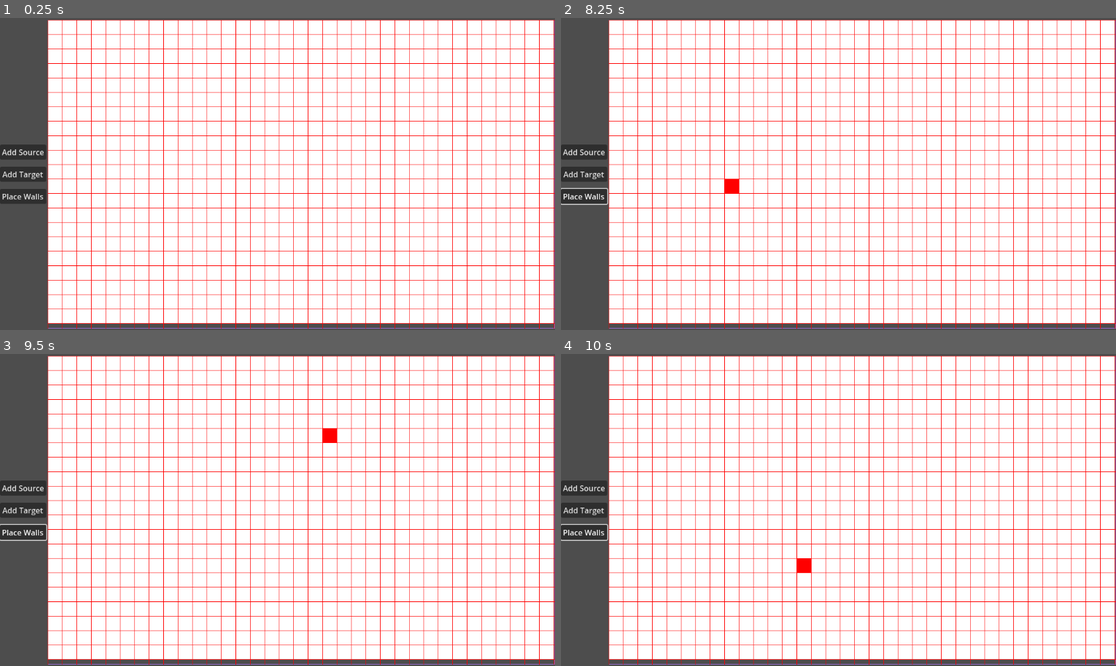
Above: before the commit, frames 1-4 (two rows, left to right).
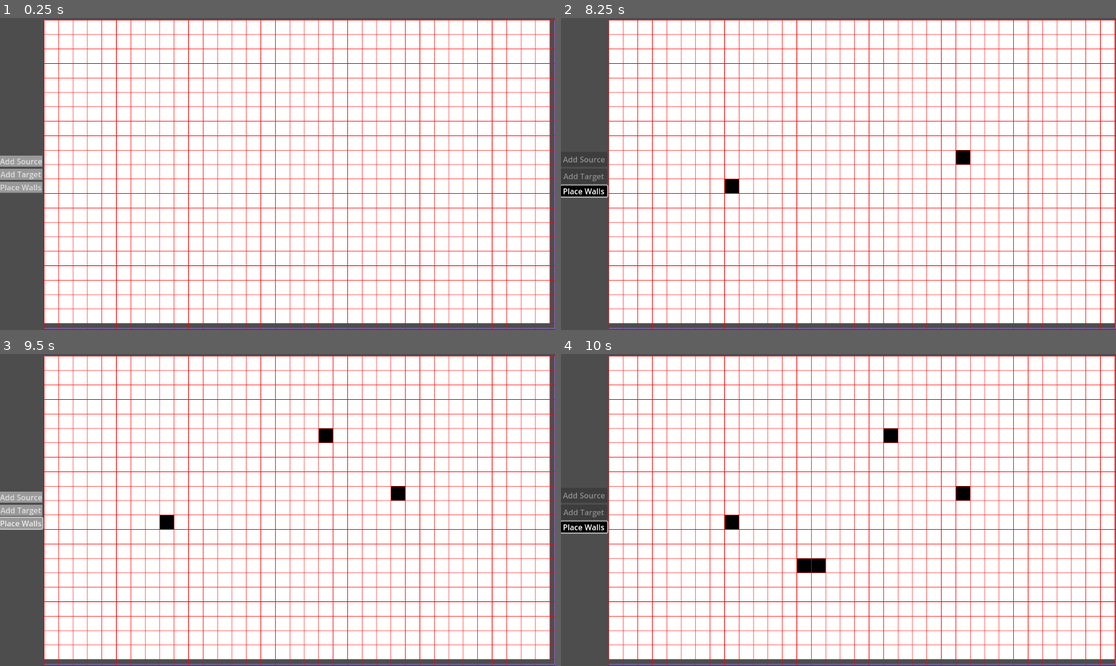
Above: after the commit, the same moments.

Repository: 702BH/GameAIProjects
Game: Godot game, scene res://ProgrammingGameAIByExample/Graphs/dfs_grid_vis.tscn
Same seed, same stepped clock (60 frames per second), same inputs: the game is played once before the commit and once after it. The project has no main scene, so this scene is started directly.
Inputs (mouse positions are in pixels of both pictures, inside the frame that each line leads up to):
- Up to frame 1 (0.25 s): no input
- Up to frame 2 (8.25 s): click "Add Source" at 0.5 s; click (583, 174) at 1.25 s, where only the run before the commit has a clickable "Add Target"; click (583, 195) at 2 s, where only the run before the commit has a clickable "Place Walls"; click "Add Source" at 2.75 s; click "Add Target" at 3.5 s; click (583, 195) at 4.25 s, where only the run before the commit has a clickable "Place Walls"; click (583, 152) at 5 s, where only the run before the commit has a clickable "Add Source"; click "Add Target" at 5.75 s; click "Place Walls" at 6.5 s; tap Enter at 7.25 s; move the mouse to (960, 158) at 7.27 s; press the mouse at (960, 158) at 7.28 s; tap Space at 8 s; move the mouse to (727, 189) at 8.02 s; release the mouse at (727, 189) at 8.03 s; click (727, 189) at 8.1 s
- Up to frame 3 (9.5 s): tap Enter at 8.75 s; move the mouse to (333, 441) at 8.77 s; press the mouse at (333, 441) at 8.78 s
- Up to frame 4 (10 s): tap Space at 9.5 s; move the mouse to (810, 572) at 9.52 s; release the mouse at (810, 572) at 9.53 s; click (810, 572) at 9.6 s

The runs differ from the first frame. In frame 1, 14% of the frame differs, in the area x 0-100%, y 0-100%; in frame 2, 1.2%; in frame 3, 14%; in frame 4, 1.6%.

Commit message:
added grid drawing of source, target and walls.

Diff:
--- a/aiforgamesprojects/ProgrammingGameAIByExample/Graphs/dfs_grid_vis.gd
+++ b/aiforgamesprojects/ProgrammingGameAIByExample/Graphs/dfs_grid_vis.gd
@@ -1 +1,65 @@
 extends Node2D
+
+var placing := false
+
+
+@onready var source_button := $Control/HBoxContainer/Buttons/Source
+@onready var target_button := $Control/HBoxContainer/Buttons/Target
+@onready var walls_button := $Control/HBoxContainer/Buttons/Walls
+@onready var buttons_container := $Control/HBoxContainer/Buttons
+@onready var grid := $Control/HBoxContainer/Grid
+
+
+func _ready() -> void:
+	grid.source_placed.connect(on_source_placed.bind())
+	grid.target_placed.connect(on_target_placed.bind())
+
+
+func _on_source_toggled(toggled_on: bool) -> void:
+	placing = toggled_on
+	if toggled_on:
+		disable_other_buttons(source_button)
+		grid.placing_source = true
+		print(placing)
+	else:
+		enable_buttons()
+
+
+
+func enable_buttons() -> void:
+	for child in buttons_container.get_children():
+		child.disabled = false
+
+func disable_other_buttons(selected_button: Button) -> void:
+	for child in buttons_container.get_children():
+		if child == selected_button:
+			continue
+		else:
+			child.disabled = true
+
+
+func on_source_placed() -> void:
+	print("placed")
+	source_button.button_pressed = false
+	placing = false
+
+func on_target_placed() -> void:
+	target_button.button_pressed = false
+	placing = false
+
+func _on_target_toggled(toggled_on: bool) -> void:
+	placing = toggled_on
+	if toggled_on:
+		disable_other_buttons(target_button)
+		grid.placing_target = true
+	else:
+		enable_buttons()
+
+
+func _on_walls_toggled(toggled_on: bool) -> void:
+	placing= toggled_on
+	if toggled_on:
+		disable_other_buttons(walls_button)
+		grid.placing_walls = toggled_on
+	else:
+		enable_buttons()
--- a/aiforgamesprojects/ProgrammingGameAIByExample/Graphs/dfs_grid_vis.tscn
+++ b/aiforgamesprojects/ProgrammingGameAIByExample/Graphs/dfs_grid_vis.tscn
@@ -1,7 +1,22 @@
-[gd_scene load_steps=3 format=3 uid="uid://cifsyqlghfphh"]
+[gd_scene load_steps=9 format=3 uid="uid://cifsyqlghfphh"]
 
 [ext_resource type="Script" uid="uid://bey4x6mqnv3as" path="res://ProgrammingGameAIByExample/Graphs/dfs_grid_vis.gd" id="1_75a5e"]
 [ext_resource type="Script" uid="uid://cxpx5smgrvdqq" path="res://ProgrammingGameAIByExample/Graphs/grid.gd" id="2_weqn8"]
+
+[sub_resource type="StyleBoxFlat" id="StyleBoxFlat_weqn8"]
+bg_color = Color(0.892787, 0.45323, 0.37779, 1)
+
+[sub_resource type="StyleBoxFlat" id="StyleBoxFlat_me184"]
+
+[sub_resource type="StyleBoxFlat" id="StyleBoxFlat_55x87"]
+bg_color = Color(0.6, 0, 0, 1)
+
+[sub_resource type="StyleBoxFlat" id="StyleBoxFlat_fcdx7"]
+
+[sub_resource type="StyleBoxFlat" id="StyleBoxFlat_5oawj"]
+bg_color = Color(0, 0, 0, 1)
+
+[sub_resource type="StyleBoxFlat" id="StyleBoxFlat_so6rh"]
 
 [node name="DfsGridVis" type="Node2D"]
 script = ExtResource("1_75a5e")
@@ -24,18 +39,30 @@
 [node name="Buttons" type="VBoxContainer" parent="Control/HBoxContainer"]
 layout_mode = 2
 size_flags_vertical = 4
-theme_override_constants/separation = 15
 
 [node name="Source" type="Button" parent="Control/HBoxContainer/Buttons"]
 layout_mode = 2
+theme_override_colors/icon_hover_pressed_color = Color(0.262932, 0.262932, 0.262932, 1)
+theme_override_colors/icon_pressed_color = Color(1.92523e-07, 0, 0.627454, 1)
+theme_override_styles/pressed = SubResource("StyleBoxFlat_weqn8")
+theme_override_styles/normal = SubResource("StyleBoxFlat_me184")
+toggle_mode = true
 text = "Add Source"
 
 [node name="Target" type="Button" parent="Control/HBoxContainer/Buttons"]
 layout_mode = 2
+theme_override_colors/icon_hover_pressed_color = Color(0.262745, 0.262745, 0.262745, 1)
+theme_override_styles/pressed = SubResource("StyleBoxFlat_55x87")
+theme_override_styles/normal = SubResource("StyleBoxFlat_fcdx7")
+toggle_mode = true
 text = "Add Target"
 
 [node name="Walls" type="Button" parent="Control/HBoxContainer/Buttons"]
 layout_mode = 2
+theme_override_colors/icon_hover_pressed_color = Color(0.262745, 0.262745, 0.262745, 1)
+theme_override_styles/pressed = SubResource("StyleBoxFlat_5oawj")
+theme_override_styles/normal = SubResource("StyleBoxFlat_so6rh")
+toggle_mode = true
 text = "Place Walls"
 
 [node name="Grid" type="ReferenceRect" parent="Control/HBoxContainer"]
@@ -46,6 +73,9 @@
 editor_only = false
 script = ExtResource("2_weqn8")
 
+[connection signal="toggled" from="Control/HBoxContainer/Buttons/Source" to="." method="_on_source_toggled"]
+[connection signal="toggled" from="Control/HBoxContainer/Buttons/Target" to="." method="_on_target_toggled"]
+[connection signal="toggled" from="Control/HBoxContainer/Buttons/Walls" to="." method="_on_walls_toggled"]
 [connection signal="mouse_entered" from="Control/HBoxContainer/Grid" to="Control/HBoxContainer/Grid" method="_on_mouse_entered"]
 [connection signal="mouse_exited" from="Control/HBoxContainer/Grid" to="Control/HBoxContainer/Grid" method="_on_mouse_exited"]
 [connection signal="resized" from="Control/HBoxContainer/Grid" to="Control/HBoxContainer/Grid" method="_on_resized"]
--- a/aiforgamesprojects/ProgrammingGameAIByExample/Graphs/grid.gd
+++ b/aiforgamesprojects/ProgrammingGameAIByExample/Graphs/grid.gd
@@ -1,5 +1,14 @@
 extends ReferenceRect
 
+
+signal source_placed
+signal target_placed
+signal walls_placed
+
+
+var placing_source := false
+var placing_target := false
+var placing_walls := false
 
 var resolution := 30.0
 var rows :=0
@@ -9,17 +18,44 @@
 
 var mouse_in := false
 
+var source_location := Vector2.ZERO
+var target_location := Vector2.ZERO
+
+var walls: Array[Vector2] = []
+
+
 func _process(delta: float) -> void:
 	queue_redraw()
+	if !mouse_in:
+		return
+	if placing_walls and Input.is_action_pressed("place"):
+		var wall_location = position_to_grid(get_local_mouse_position())
+		if !walls.has(wall_location):
+			walls.append(wall_location)
+	if placing_walls and Input.is_action_just_released("place"):
+			print(walls)
+
+func _input(event: InputEvent) -> void:
+	if event.is_action_pressed("place"):
+		if !mouse_in:
+			return
+
+		if placing_source:
+			source_location = position_to_grid(get_local_mouse_position())
+			placing_source =false
+			source_placed.emit()
+		if placing_target:
+			target_location = position_to_grid(get_local_mouse_position())
+			placing_target = false
+			target_placed.emit()
+
+
 
 
 func _on_resized() -> void:
 	grid_size = size
-	print(grid_size)
 	rows = int(grid_size.y / resolution)
 	columns = int(grid_size.x / resolution)
-	print(rows)
-	print(columns)
 	queue_redraw()
 
 func _draw() -> void:
@@ -28,12 +64,30 @@
 			var color = Color(1,1,1)
 			draw_rect(Rect2(col * resolution, row * resolution, resolution, resolution), color)
 
+	if source_location != Vector2.ZERO:
+		draw_rect(Rect2(source_location.x * resolution, source_location.y * resolution, resolution, resolution), Color8(228,116,96))
+
+	if target_location != Vector2.ZERO:
+		draw_rect(Rect2(target_location.x * resolution, target_location.y * resolution, resolution, resolution), Color8(153,0,0))
+
+	for wall in walls:
+		draw_rect(Rect2(wall.x * resolution, wall.y * resolution, resolution, resolution), Color.BLACK)
+
 	if mouse_in:
 		var mouse_position:= get_local_mouse_position()
 		var mouse_grid = position_to_grid(mouse_position)
-		var color = Color(1,0,0)
-		draw_rect(Rect2(mouse_grid.x * resolution, mouse_grid.y * resolution, resolution, resolution), color)
-		print(mouse_grid)
+		if placing_source:
+			var color = Color8(228,116,96)
+			draw_rect(Rect2(mouse_grid.x * resolution, mouse_grid.y * resolution, resolution, resolution), color)
+		elif placing_target:
+			var color = Color8(153,0,0)
+			draw_rect(Rect2(mouse_grid.x * resolution, mouse_grid.y * resolution, resolution, resolution), color)
+		elif placing_walls:
+			var color = Color.BLACK
+			draw_rect(Rect2(mouse_grid.x * resolution, mouse_grid.y * resolution, resolution, resolution), color)
+		else:
+			var color = Color(1,0,0)
+			draw_rect(Rect2(mouse_grid.x * resolution, mouse_grid.y * resolution, resolution, resolution), color)
 
 
 	# draw rows?
--- a/aiforgamesprojects/project.godot
+++ b/aiforgamesprojects/project.godot
@@ -13,3 +13,11 @@
 config/name="AIForGamesProjects"
 config/features=PackedStringArray("4.4", "Forward Plus")
 config/icon="res://icon.svg"
+
+[input]
+
+place={
+"deadzone": 0.2,
+"events": [Object(InputEventMouseButton,"resource_local_to_scene":false,"resource_name":"","device":-1,"window_id":0,"alt_pressed":false,"shift_pressed":false,"ctrl_pressed":false,"meta_pressed":false,"button_mask":1,"position":Vector2(79, 20),"global_position":Vector2(88, 68),"factor":1.0,"button_index":1,"canceled":false,"pressed":true,"double_click":false,"script":null)
+]
+}
